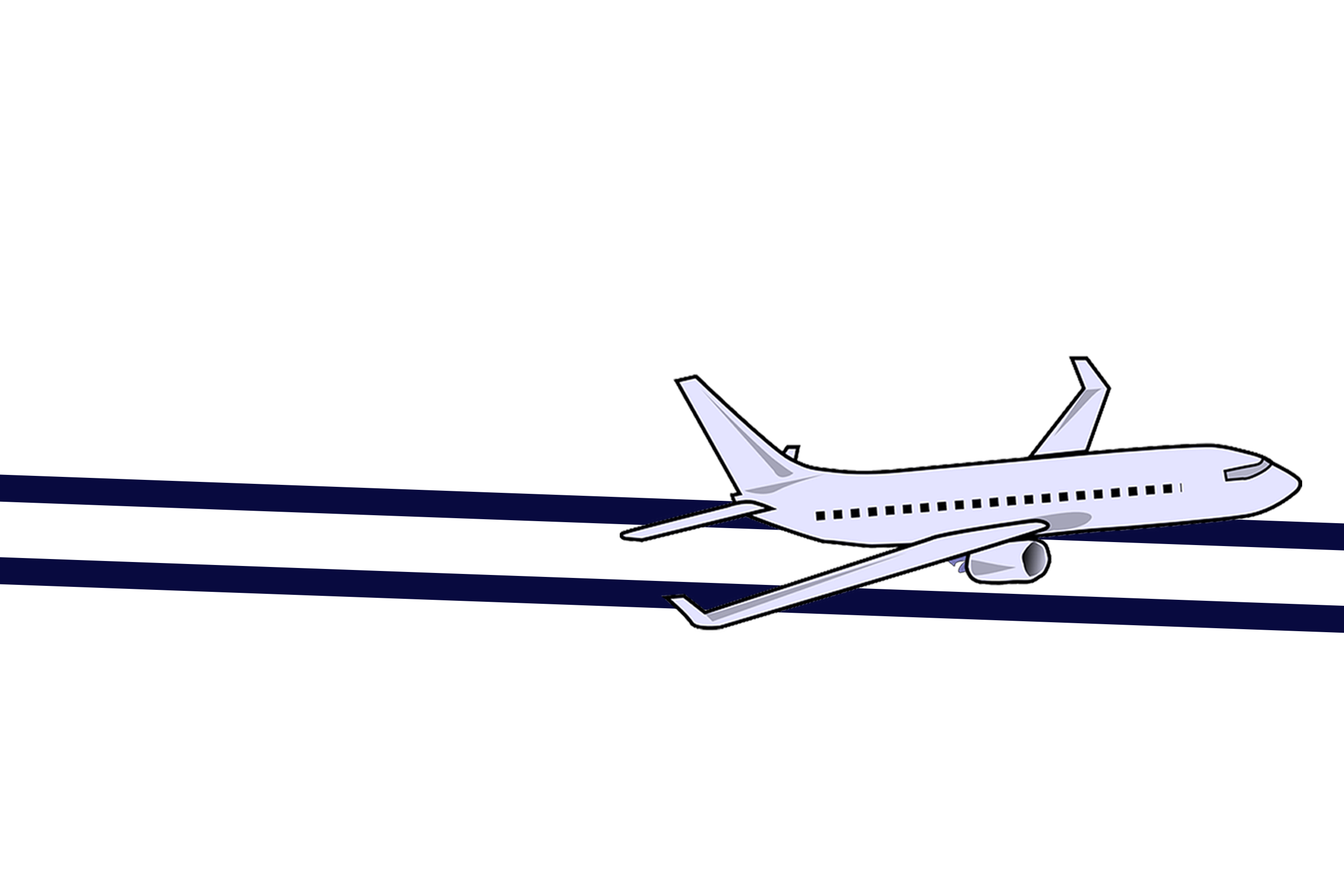
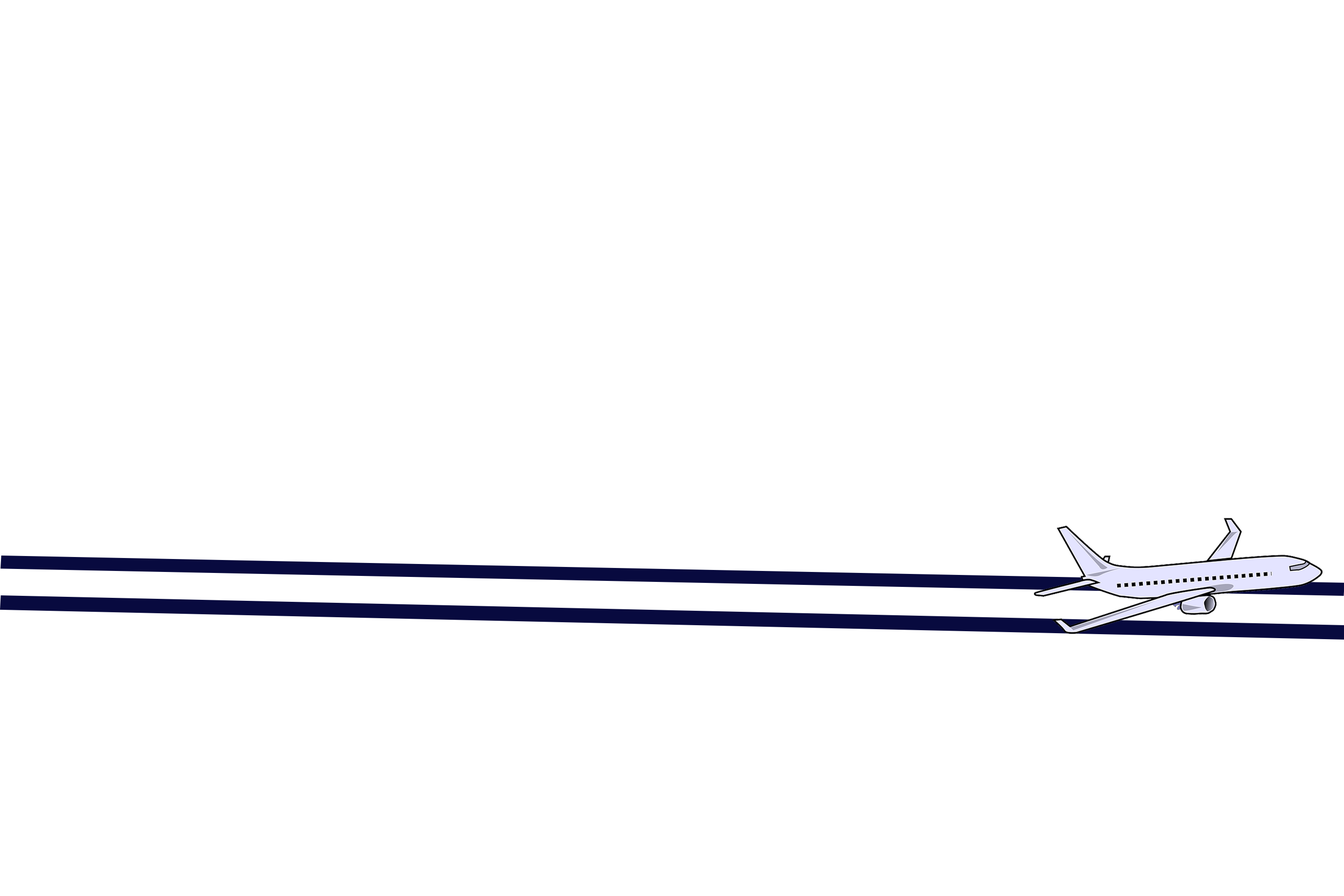
The second (1344, 896) image is a revision of the first. Changes to its layers:
painted on "Airplane" over [619, 355, 1323, 635]
painted on "Top line" over [0, 474, 1344, 596]
painted on "Bottom Line" over [0, 556, 1344, 640]
